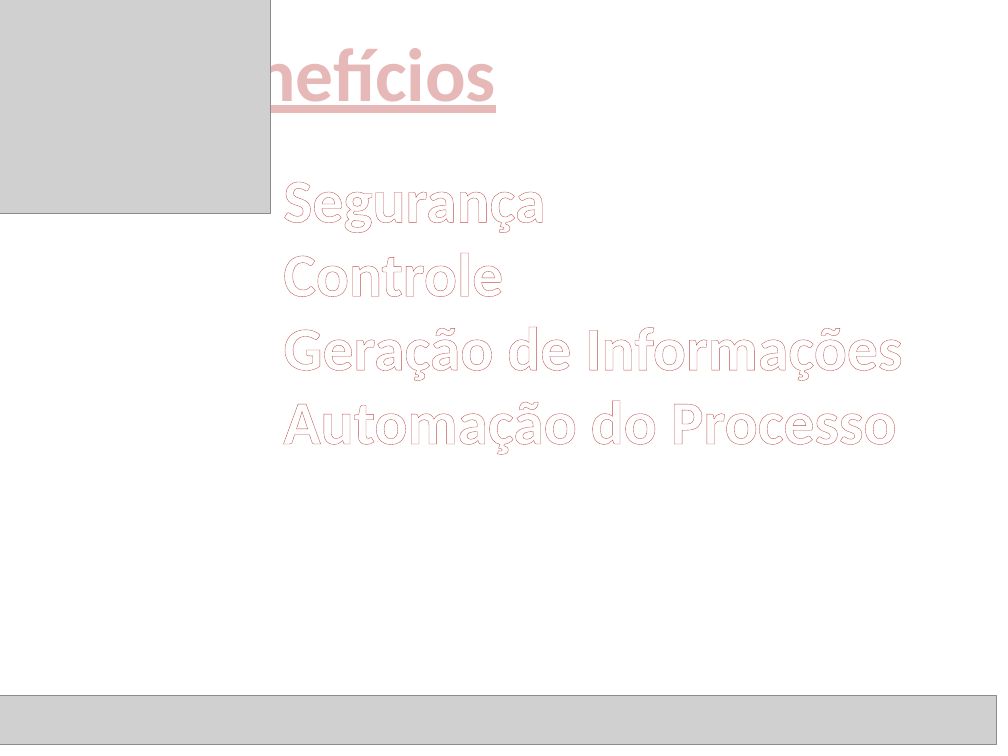
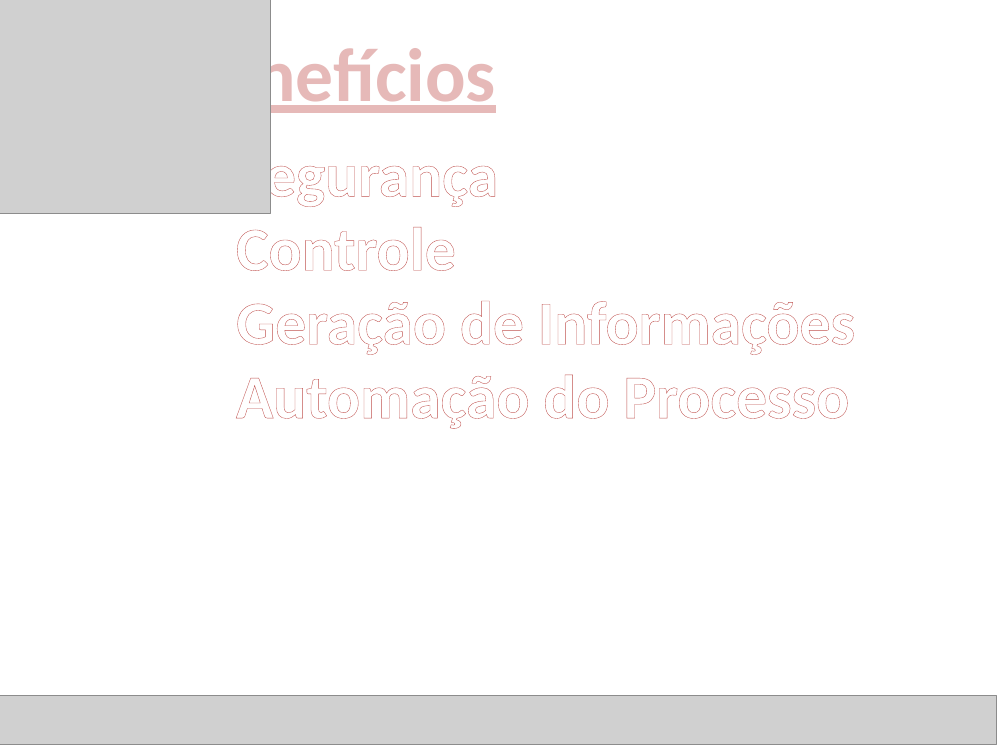
Before and after one commit to HenriqueLeal/Iniciacao, a slide deck: slide 7 of power point/Apresentação.pptx (slide 6 before the commit). Drawn at 1008x756 pixels with LibreOffice and Linux fonts; fonts in the diff are those of the drawing; grey boxes stand for pictures. Boxes give left, top, right and bottom in pixels: in the first picture for what was removed or moved away, otherwise in the second. Text is boxed around its words. In the diff, an @@ line names an element or a change of style, - is before the commit and + after.

```diff
--- a/power point/Apresentação.pptx
+++ b/power point/Apresentação.pptx
@@ text "Segurança" rewrapped from bbox=[283, 182, 902, 455] to bbox=[236, 145, 855, 429] @@
```
Also in this commit, not shown: 4 other slides changed, 5 slides added, 2 slides removed, 2 other files.
